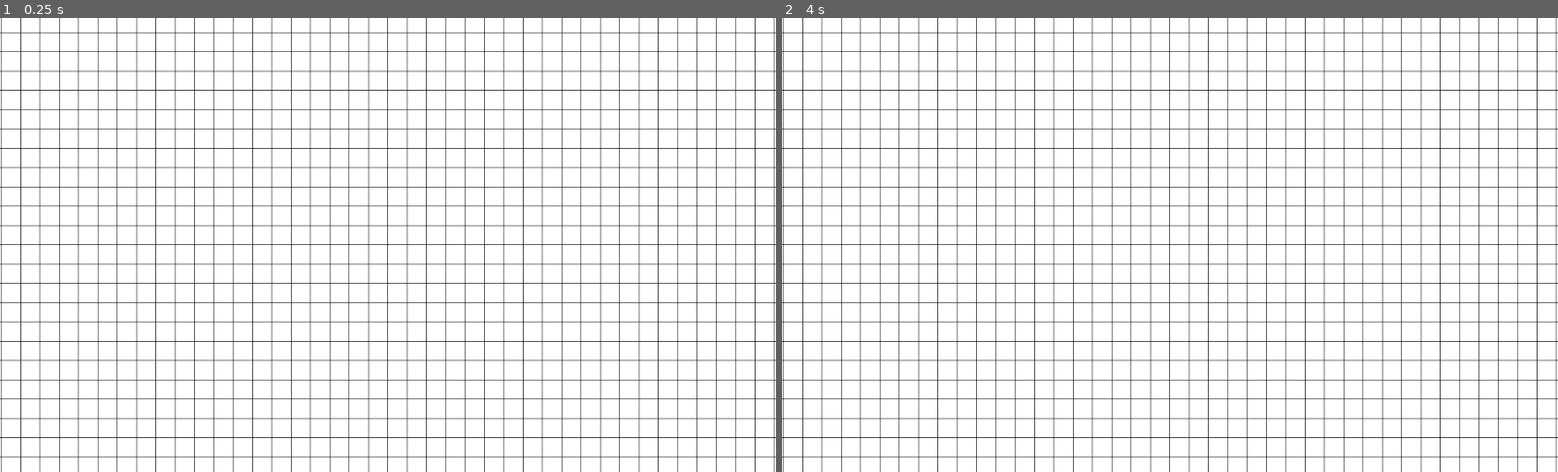
Above: before the commit, frames 1-2 (left to right).
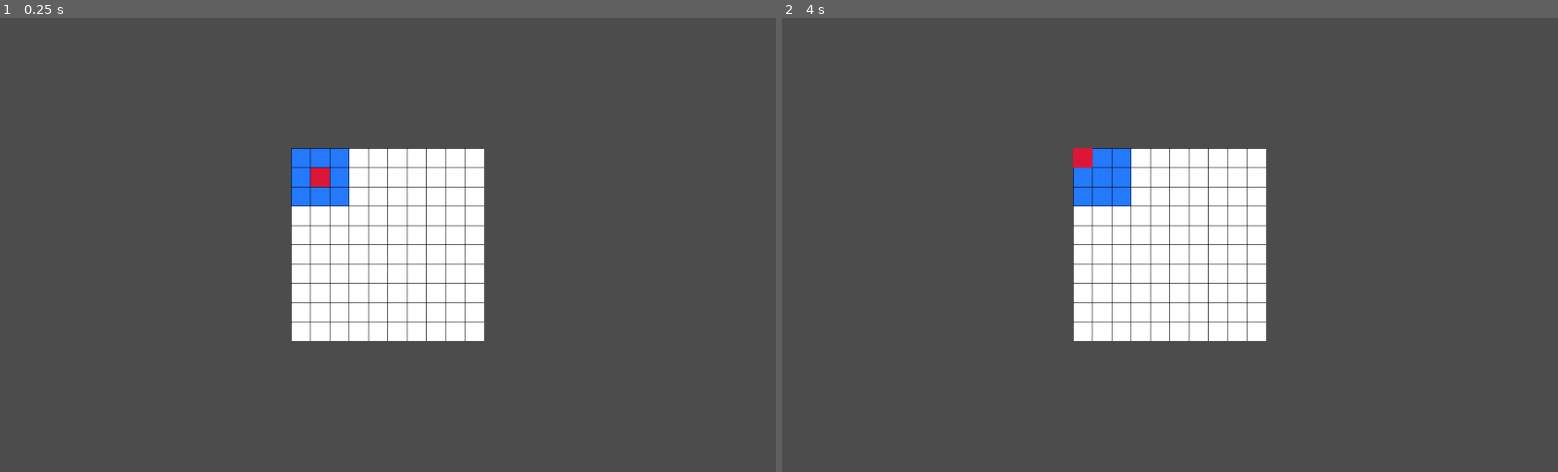
Above: after the commit, the same moments.

Repository: game-progamming-2019/PaperRacer
Game: Godot game, scene res://scenes/Game/Game.tscn
The game is run twice, just before and just after one commit, with the same random seed, the same clock (stepped at 60 frames per second) and the same inputs.
Inputs (mouse positions are in pixels of both pictures, inside the frame that each line leads up to):
- Up to frame 1 (0.25 s): no input
- Up to frame 2 (4 s): tap Enter at 0.5, 2, 3.5 s; move the mouse to (1340, 222) at 0.52 s; click (1340, 222) at 0.67 s; tap Space at 1.25, 2.75 s; drag from (1014, 267) to (789, 22) at 1.27 s; move the mouse to (1247, 145) at 2.02 s; click (1247, 145) at 2.17 s; drag from (1131, 335) to (789, 40) at 2.77 s; move the mouse to (1402, 313) at 3.52 s; click (1402, 313) at 3.67 s

The runs differ from the first frame. In frame 1, 89% of the frame differs, in the area x 0-100%, y 0-100%; in frame 2, 89%.
Error before the commit: Invalid call. Nonexistent function 'highlight' in base 'Nil'. (res://scenes/Racetrack/Racetrack.gd:41)

Commit message:
Fehler vorhanden bei Spieler/KI

Diff:
--- a/project.godot
+++ b/project.godot
@@ -19,15 +19,15 @@
 "language": "GDScript",
 "path": "res://scenes/Driver/Vehicle/Golf/Golf.gd"
 }, {
+"base": "Sprite",
+"class": "GridNode",
+"language": "GDScript",
+"path": "res://scenes/Racetrack/src/GridNode.gd"
+}, {
 "base": "Vehicle",
 "class": "Mercedes",
 "language": "GDScript",
 "path": "res://scenes/Driver/Vehicle/Mercedes/Mercedes.gd"
-}, {
-"base": "Sprite",
-"class": "Rectangle",
-"language": "GDScript",
-"path": "res://scenes/Racetrack/Rectangle/Rectangle.gd"
 }, {
 "base": "Node",
 "class": "Vehicle",
@@ -37,8 +37,8 @@
 _global_script_class_icons={
 "Driver": "",
 "Golf": "",
+"GridNode": "",
 "Mercedes": "",
-"Rectangle": "",
 "Vehicle": ""
 }
 
--- a/scenes/Game/Game.gd
+++ b/scenes/Game/Game.gd
@@ -25,7 +25,7 @@
 # Called when the node enters the scene tree for the first time.
 func _ready():
 
-	$Racetrack.initialise(100, 100)
+	$Racetrack.initialise(10, 10)
 	$Camera.initialise()
 
 	# Call by Reference, Participants vergibt nur eine Referenz auf sich.
@@ -58,8 +58,9 @@
 		# Startposition
 		var rng = RandomNumberGenerator.new()
 		rng.randomize()
+
 		driver.setPosition(rng.randi_range(0, Settings.COLUMNS - 1), rng.randi_range(0, Settings.ROWS - 1))
-
+		# driver.setPosition(4, 4)
 # Hauptfunktion zuständig für die Aktion die ein Fahrer vornimmt
 func action(driver):
 	if Settings.DEBUG:
@@ -67,11 +68,11 @@
 
 	var current_position = driver.getPosition()
 	var target_position: Vector2
-	# print("Previous Vector: " + TRANSCRIPTION.getPreviousVector(driver))
+	print("Previous Vector: " + str(TRANSCRIPTION.getPreviousVector(driver)))
 	var vector_selection = RULEMANAGER.getPossibilities(TRANSCRIPTION.getPreviousVector(driver))
-	print(vector_selection)
+	print("Possible Vectors: " + str(vector_selection))
 	var gridNode_selection = $Racetrack.getGridNodes(driver.getPosition(), vector_selection)
-	print(gridNode_selection)
+	print("Possible GridNodes: " + str(gridNode_selection))
 
 	if driver.KI:
 		# Provisorisch
@@ -84,22 +85,24 @@
 	else:
 		clicked_node = null
 		$Racetrack.highlight(gridNode_selection)
-
 		# Highlight und Unhighlight wird nur für den Spieler gemacht.
 		yield(self, "mouse_click")
+		print("1")
 		if !(clicked_node in gridNode_selection):
 			action(driver)
 		else:
 			target_position = $Racetrack.getCoordinates(clicked_node)
 			$Racetrack.unhighlight(gridNode_selection)
-
+	print("2")
 	driver.setPosition(target_position.x, target_position.y)
 	# Mathe is hier ggf. noch falsch
 	TRANSCRIPTION.recordMovement(driver,-(current_position - target_position))
 
+	print("3")
 	# Es hat zu Problemen geführt wenn das Signal früher gesetzt wird,
 	# da Turn und Transcription "zeitgleich" auf Global.Turn zugreifen.
 	emit_signal("action_finished")
+	print("4")
 
 	# func _init()
 	#	Initialisiert Racetrack
--- a/scenes/Game/scripts/Rules.gd
+++ b/scenes/Game/scripts/Rules.gd
@@ -3,8 +3,8 @@
 # Beschreibung: Skript zu Verwaltung der Regeln
 # TODO: Regelsatz wird in Settings gespeichert
 # TODO: Möglichkeit für mehrere Regelsätze schaffen
+
 func getPossibilities(previous_vector: Vector2):
-	print(previous_vector)
 	var Vector_Array = []
 
 	# Acht-Nachbarn-Regel
--- a/scenes/Game/scripts/Transcription.gd
+++ b/scenes/Game/scripts/Transcription.gd
@@ -9,19 +9,13 @@
 		Memory.Driver[driver.getID()] = { "Name": driver.getName(), "Vehicle": driver.getVehicle().getName() }
 		Memory.Start[driver.getID()] = driver.getPosition()
 
-
-func newTurn() -> void:
-	pass
-
 func recordMovement(driver: Driver, movement: Vector2) -> void:
 	if not Memory.Rounds.has(Global.getRound()):
 		Memory.Rounds[Global.getRound()] = {}
 	Memory.Rounds[Global.getRound()][driver.getID()] = movement
-	print("Ich habe Erfolgreich Informationen über die " + str(Global.getRound()) + " gespeichert")
+	# print("Ich habe Erfolgreich Informationen über die " + str(Global.getRound()) + "ste Runde gespeichert")
 
 func getPreviousVector(driver):
 	if Global.getRound() == 1:
-		print("In der ersten Runde schaffen wir es hier raus")
 		return Vector2(0,0)
-	print(Global.getRound())
 	return Memory.Rounds[(Global.getRound() - 1)][driver.getID()]
--- a/scenes/Game/scripts/Turn.gd
+++ b/scenes/Game/scripts/Turn.gd
@@ -31,6 +31,7 @@
 	# Kein wirkliches MultiThreading, das Programm läuft weiter während er auf yield() wartet.
 	# Ähnlich wie Asynch in Javascript
 	while not done:
+		print("Stuck in Runde: " + str(Global.getRound()) + " mit dem Thread: " + str(_thread.get_id()))
 		pass
 	_endTurn()
 	_turn()
@@ -42,7 +43,7 @@
 	done = false
 	for driver in Participants:
 		Gamemaster.action(driver)
-		# Wenn die der Fahrer eine KI ist, entstand ein Deadlock.
+		# Wenn der Fahrer eine KI ist, entstand ein Deadlock.
 		if not driver.KI:
 			yield(Gamemaster, "action_finished")
 		if driver == Participants.back():
--- a/scenes/Racetrack/Racetrack.gd
+++ b/scenes/Racetrack/Racetrack.gd
@@ -8,7 +8,7 @@
 # Gibt an wie groß der Sprite ist
 var rectangle_size = 51
 
-var RECTANGLES = []
+var GRID = []
 
 # Baut das Level
 # 14.09 - Baut ein Feld der Größe ROWS, COLUMNS
@@ -19,42 +19,43 @@
 	self.COLUMNS = columns
 
 	for x in range(self.ROWS):
-		RECTANGLES.append([])
+		GRID.append([])
 		for y in range(self.COLUMNS):
 			addRectangle(x, y)
 
 func addRectangle(x, y):
-	var rect = Rectangle.new(x * rectangle_size + rectangle_size / 2, y * rectangle_size + rectangle_size / 2)
-	rect.set_name("Rectangle_" + str(x) + "_" + str(y))
+	var gridNode = GridNode.new(x * rectangle_size + rectangle_size / 2, y * rectangle_size + rectangle_size / 2)
+	gridNode.set_name("gridNode_" + str(x) + "_" + str(y))
 
-	RECTANGLES[x].append(rect)
-	self.add_child(rect)
+	GRID[x].append(gridNode)
+	self.add_child(gridNode)
 
 func getGridNodes(position: Vector2, selection):
 	var field = []
 	for vector in selection:
-		field.append(getRectangle(position.x + vector.x, position.y + vector.y))
+		if getGridNode(position.x + vector.x, position.y + vector.y) != null:
+			field.append(getGridNode(position.x + vector.x, position.y + vector.y))
 	return field
 
 func highlight(selection):
-	for rectangle in selection:
-		rectangle.highlight()
+	for gridNode in selection:
+		gridNode.highlight()
 
 func unhighlight(selection):
-	for rectangle in selection:
-		rectangle.unhighlight()
+	for gridNode in selection:
+		gridNode.unhighlight()
 
-func getRectangle(x,y):
+func getGridNode(x,y):
 	# Überprüfe überschreitungen der Feldgröße
-	if x < 0 || x >= COLUMNS - 1:
-		return
-	elif y < 0 || y >= ROWS - 1:
-		return
+	if x < 0 || x >= COLUMNS:
+		return null
+	elif y < 0 || y >= ROWS:
+		return null
 	else:
-		return RECTANGLES[x][y]
+		return GRID[x][y]
 
 func getCoordinates(gridNode):
 	for x in range(self.ROWS):
 		for y in range(self.COLUMNS):
-			if gridNode == RECTANGLES[x][y]:
+			if gridNode == GRID[x][y]:
 				return(Vector2(x,y))
--- a/scenes/Racetrack/Rectangle/Rectangle.gd
+++ b/scenes/Racetrack/src/GridNode.gd
@@ -2,10 +2,10 @@
 # Erstellt 14.09.2019
 
 extends Sprite
-class_name Rectangle
+class_name GridNode
 
 var SIZE: int
-var ASSETS = [preload("res://assets/racetrack/rectangle/karo.png")]
+var ASSETS = [preload("res://assets/racetrack/gridnode/karo.png")]
 var is_highlighted: bool = false
 
 func _init(x, y):
Not shown, added: Notizen.txt
Renamed: assets/racetrack/rectangle/Karo_Original.png -> assets/racetrack/gridnode/Karo_Original.png
Not shown, changed: assets/racetrack/gridnode/Karo_Original.png.import
Renamed: assets/racetrack/rectangle/karo.png -> assets/racetrack/gridnode/karo.png
Not shown, changed: assets/racetrack/gridnode/karo.png.import
